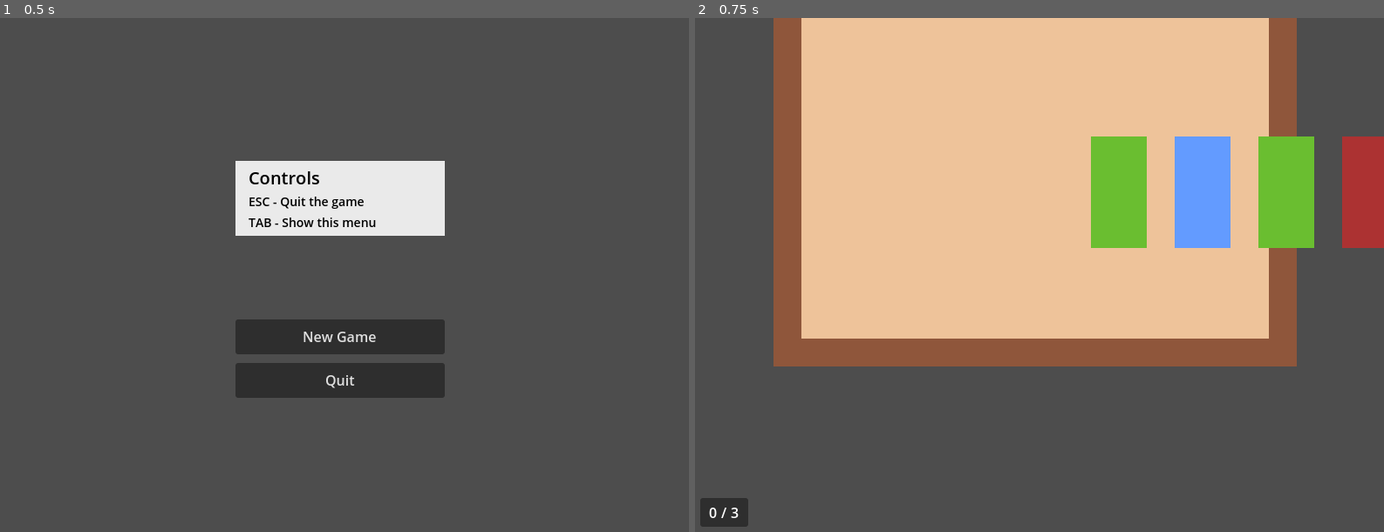
Above: before the commit, frames 1-2 (left to right).
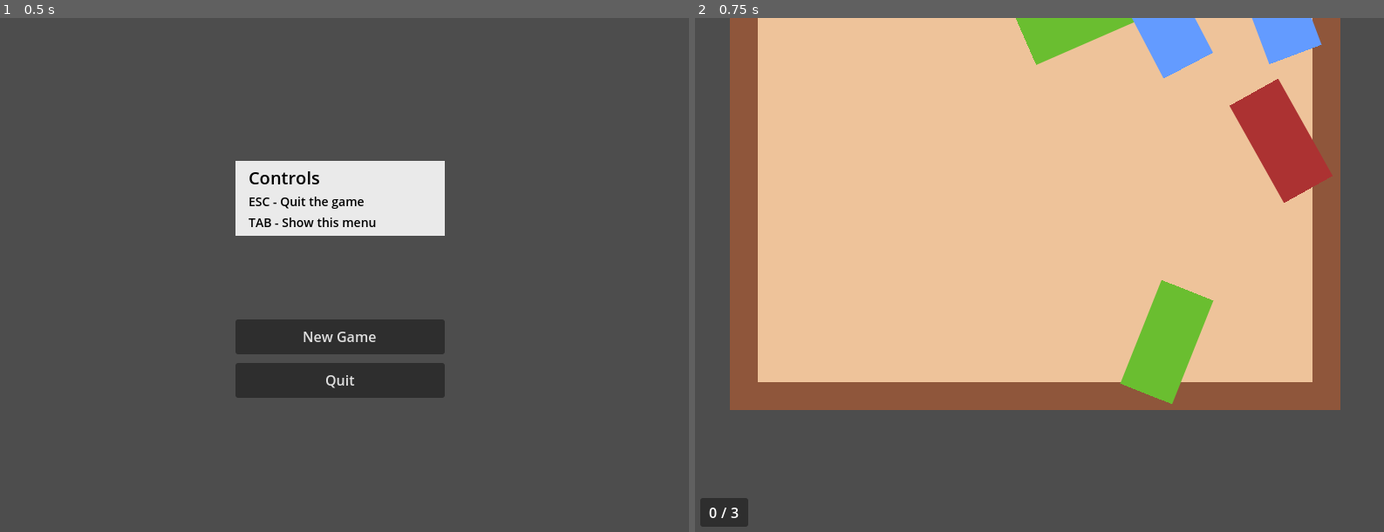
Above: after the commit, the same moments.

Repository: sterco-raro/mini-jam-158
Game: Godot game, scene res://scenes/game.tscn
Two runs of this game, one before a commit and one after it. Both use one fixed random seed, a clock stepped at 60 frames per second and the inputs below.
Inputs:
- Up to frame 1 (0.5 s): no input
- Up to frame 2 (0.75 s): click "New Game" at 0.5 s

Frame 1 is identical in both runs. In frame 2, 34% of the frame differs, in the area x 5-100%, y 0-77%.

Commit message:
Working draft spawn with random position and rotation

Diff:
--- a/scenes/draft/draft_manager.gd
+++ b/scenes/draft/draft_manager.gd
@@ -22,6 +22,8 @@
 ]
 const CARD_PREFABS_SIZE: int = 5
 
+var _current_draft: Array[Card]
+
 func _ready():
 	assert(DECK != null, "DECK is null")
 	_generate_new_draft()
@@ -45,9 +47,7 @@
 				done = true
 				used_values.append(value)
 				_card_prefabs[i][1] = value
-				print_debug("_shuffle_card_values: current value is %d, assigned value is %d" % [ value, _card_prefabs[i][1] ])
 		done = false
-	print_debug(_card_prefabs)
 
 func _empty_old_hand():
 	var count: int = _cards_container.get_child_count()
@@ -57,17 +57,45 @@
 func _pick_random_hand():
 	var type: int
 	var card: Card
-	var offset: int
 	var draft_size: int = randi_range(MIN_DRAFT_SIZE, MAX_DRAFT_SIZE)
 	for i: int in draft_size:
 		# Card type
+		# TODO add weighted chances: pick a value in 0-100 and assign ranges to the array indexes 0-5
 		type = randi() % CARD_PREFABS_SIZE
 		# Card data
 		card = _card_prefabs[type][2].instantiate()
 		card.index = i
 		card.value = _card_prefabs[type][1]
-		print_debug(_card_prefabs[type][1], card.value)
 		# Node position
 		_cards_container.add_child(card)
-		offset = _cards_container.position.x / 2 + (64 + 32) * (i + 1)
-		card.position += Vector2(offset, 0)
+		_randomize_position_and_rotation(card)
+		_current_draft.append(card)
+
+func _randomize_position_and_rotation(card: Node2D):
+	var border = 32
+	var sprite_rect: Rect2 = ($Drawer/Sprite2D as Sprite2D).get_rect()
+
+	# rect position is top-left usually
+	var min_x = sprite_rect.position.x + border
+	var min_y = sprite_rect.position.y + border
+	# rect size is the width and height from position
+	var max_x = sprite_rect.size.x - border
+	var max_y = sprite_rect.size.y - border
+
+	var done = false
+	var overlap = false
+	var point: Vector2
+	while (!done):
+		point = Vector2(randi_range(min_x, max_x), randi_range(min_y, max_y))
+
+		if !sprite_rect.has_point(point): continue
+
+		card.position = point
+		card.rotate(randf_range(0, 2 * PI))
+
+		var rect: Rect2 = Rect2(point, Vector2(border, border))
+		for c: Card in _current_draft:
+			if rect.has_point(c.position):
+				overlap = true
+		if !overlap:
+			done = true
Binary file changed: assets/graphics/drawer.png
Not shown, changed: .gitignore
